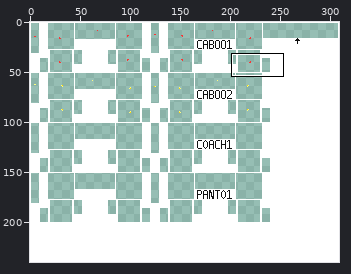
Two states of a pixel-art file, src/trains/e5_series/gfx/e5_series.aseprite. Above, an overview of the earlier version with the close-up marked.
Close-up. Before:
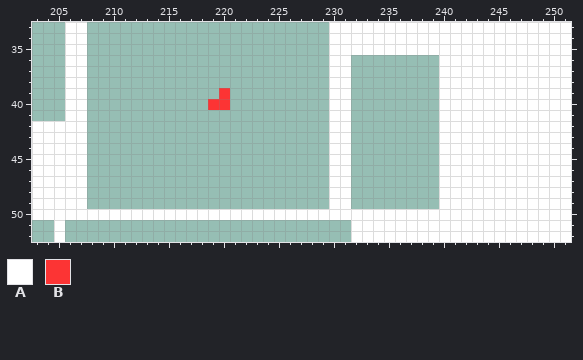
309x240 pixels, 1 frame. Colours within 5 levels of each other are drawn and written as one. Shown: x 203..251, y 33..52. The commit also changed other parts of the picture, which this record leaves out.
Visible layers, top first: "Lights/backward", "Spritenames", "Outline".
Palette (. is transparent): A #ffffff  B #fc3434
Pixels before, first column x 203:
33 ...AA......................AAAAAAAAAAAAAAAAAAAAAA
34 ...AA......................AAAAAAAAAAAAAAAAAAAAAA
35 ...AA......................AAAAAAAAAAAAAAAAAAAAAA
36 ...AA......................AA........AAAAAAAAAAAA
37 ...AA......................AA........AAAAAAAAAAAA
38 ...AA......................AA........AAAAAAAAAAAA
39 ...AA............B.........AA........AAAAAAAAAAAA
40 ...AA...........BB.........AA........AAAAAAAAAAAA
41 ...AA......................AA........AAAAAAAAAAAA
42 AAAAA......................AA........AAAAAAAAAAAA
43 AAAAA......................AA........AAAAAAAAAAAA
44 AAAAA......................AA........AAAAAAAAAAAA
45 AAAAA......................AA........AAAAAAAAAAAA
46 AAAAA......................AA........AAAAAAAAAAAA
47 AAAAA......................AA........AAAAAAAAAAAA
48 AAAAA......................AA........AAAAAAAAAAAA
49 AAAAA......................AA........AAAAAAAAAAAA
50 AAAAAAAAAAAAAAAAAAAAAAAAAAAAAAAAAAAAAAAAAAAAAAAAA
51 ..A..........................AAAAAAAAAAAAAAAAAAAA
52 ..A..........................AAAAAAAAAAAAAAAAAAAA
New version:
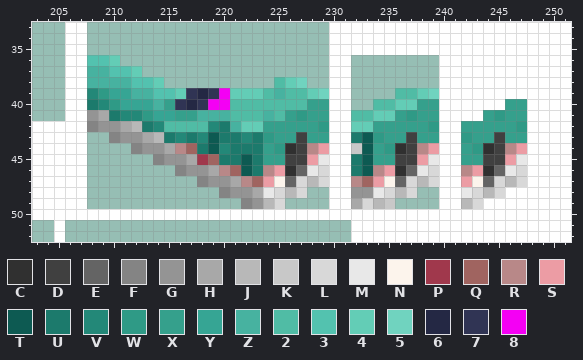
Colours new in this view: C #303030  D #404040  E #646464  F #848484  G #949494  H #a8a8a8  J #b8b8b8  K #c8c8c8  L #d8d8d8  M #e8e8e8  N #fcf4ec  P #a0384c  Q #a06460  R #b88888  S #ec9ca4  T #0d5a52  U #1c7a6c  V #238878  W #2f9a86  X #35a08c  Y #36a594  Z #47b2a0  2 #50bca5  3 #53c2af  4 #63cdb6  5 #70d3bf  6 #242844  7 #303454  8 #f400f4
Difference:
layer "Pink/M" now shown
layer "Pink/F" now shown
layer "Lights/backward" now hidden
Changed rows in their new state; - is an unchanged pixel.
first column x 208:
36 334-------------------------------------
37 ZZ334-----------------------------------
38 ZZZZ334----------245--------------------
39 VWYYZZ33476784442Z2245------2245--------
40 UVWYYYZX767882222222XX----2244XX------XX
41 GHUVVWYYXXZZZ222Z2XWXX--2244XWXX----XWXX
42 FGGHJUV2222VUZ44XXXXXW--44XXXXXW--XXXXXW
43 --FGGHJUVUVTUUVUWXXDXX--UTWXXDXX--WXXDXX
44 ----FGGHRQUTVUUUXWCDRS--KTXWCDRS--XWCDRS
45 ------FGGHPQUUTUXXDDSM--UTXXDDSM--XXDDSM
46 --------FGGHRQTURSCEML--UTRSCEML--RSCEML
47 ----------FGGHRQSNELJL--RQSNELJL--SNELJL
48 ------------FGGHMLJL----GGMLJL----MLJL--
49 --------------FGJL------HLJK------JL----
Changed places in both close-ups, as pixel boxes (x1, y1, x2, y2):
changed: (87, 55, 527, 209)
